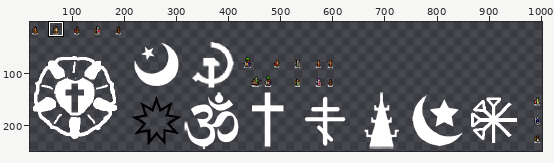
Sprite sheet -- game.png. The first picture is a wide view before the edit; the outline marks the close-up.
Close-up. Earlier state:
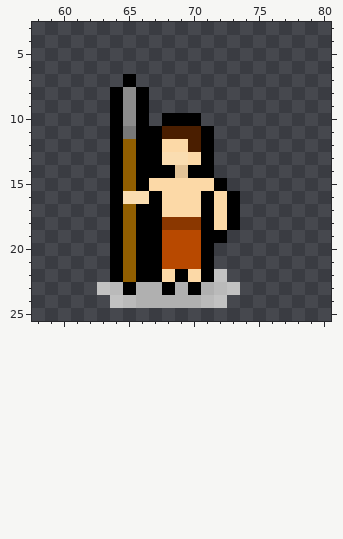
The file is 1024x256 pixels. Pixels under 10% opacity are left out. Colours within 5 levels of each other are drawn and written as one. Shown: x 58..80, y 3..25. The wide view leaves out empty margins. The commit also changed other parts of the picture, which this record leaves out.
The same view after the edit:
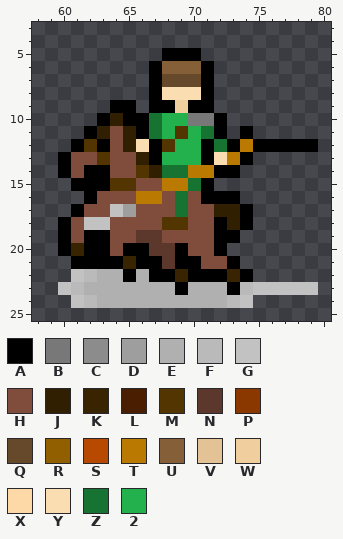
Palette (. is transparent): A #000000  B #787878  C #8c8c8c  D #9e9e9e  E #b0b0b0  F #bababa  G #c2c2c2  H #804c3b  J #301f00  K #382400  L #4a1e00  M #523500  N #5c382c  P #8a3700  Q #66492b  R #915e00  S #b84900  T #ba7900  U #855f38  V #e3c396  W #f0ce9e  X #fcd9a7  Y #faddb1  Z #167331  2 #22b14c
Edits made:
@@ x 58..80 @@
  4 .......................
- 5 .......................
- 6 .......................
- 7 .......A...............
- 8 ......ACA..............
- 9 ......ACA..............
-10 ......ACA.AAA..........
-11 ......ABAALLLA.........
-12 ......ARAAXXLA.........
-13 ......ARAAYYXA.........
-14 ......ARAAAVAA.........
-15 ......ARAXXXXXA........
-16 ......AYYAXXXAXA.......
-17 ......ARAAXXXAXA.......
-18 ......ARAAPPPAXA.......
-19 ......ARAASSSAA........
-20 ......ARAASSSA.........
-21 ......ARAASSSA.........
-22 ......ARAAXAXAG........
-23 .....GFAEEAEAEFG.......
-24 ......GFEEEEEFG........
+ 5 ..........AAA..........
+ 6 .........AUUUA.........
+ 7 .........AQQQA.........
+ 8 .........AYYYA.........
+ 9 ......AA.AAWAA.........
+10 .....AJAAZ22BBA........
+11 ....AJHJAZ2M2ZA.A......
+12 ...AMAHJYAM22AZATAAAAA.
+13 ..AHHMHHJA222AYTA......
+14 ..AHAAHHMJZZTTAA.......
+15 ...AAAMMHHTTZA.........
+16 ....AHHHTTHZHAAA.......
+17 ...AHHGDHHHZHHJJA......
+18 ..AHGGHHHHMMHHAJA......
+19 ..AHAAHHNNHHHHAA.......
+20 ..AKAAHAANNAHHA........
+21 ...AAAAKAANAAHHA.......
+22 ...GFEEAEAAKAAAKA......
+23 ..GFEEEEEEEAEEEAFGGGGG.
+24 ...GFEEEEEEEEEEFG......
 25 .......................
Where, in picture pixels (left, top, right, bottom), the same in both close-ups:
changed: (58, 48, 318, 308)
